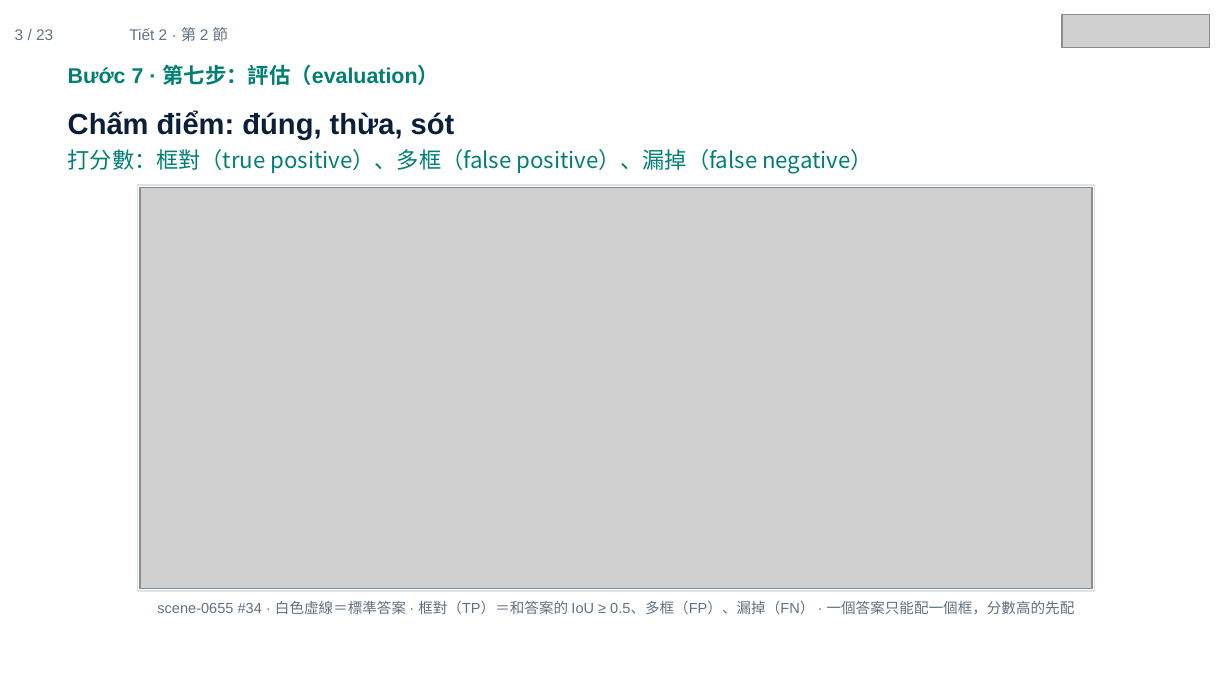
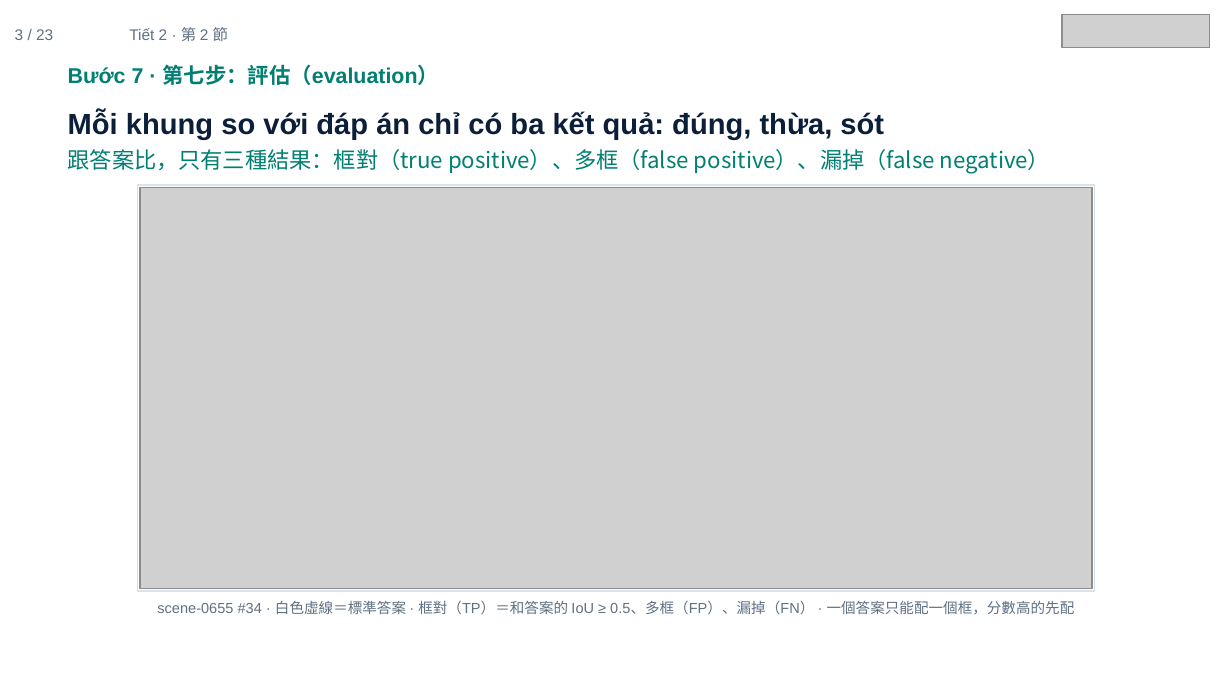
Before and after one commit to ch-neural/MITUST-Principles-of-Self-Driving-Cars, a slide deck: slide 3 of 第十週(11-12)/第十週_第2節_簡報.pptx. Drawn at 1232x693 pixels with LibreOffice and Linux fonts; fonts in the diff are those of the drawing; grey boxes stand for pictures. Boxes give left, top, right and bottom in pixels: in the first picture for what was removed or moved away, otherwise in the second. Text is boxed around its words. In the diff, an @@ line names an element or a change of style, - is before the commit and + after.

```diff
--- a/第十週(11-12)/第十週_第2節_簡報.pptx
+++ b/第十週(11-12)/第十週_第2節_簡報.pptx
@@ text at (68,111,1050,173): text changed @@
-Chấm điểm: đúng, thừa, sót
-打分數：框對（true positive）、多框（false positive）、漏掉（false negative）
+Mỗi khung so với đáp án chỉ có ba kết quả: đúng, thừa, sót
+跟答案比，只有三種結果：框對（true positive）、多框（false positive）、漏掉（false negative）
```
Also in this commit, not shown: 12 other slides changed.
